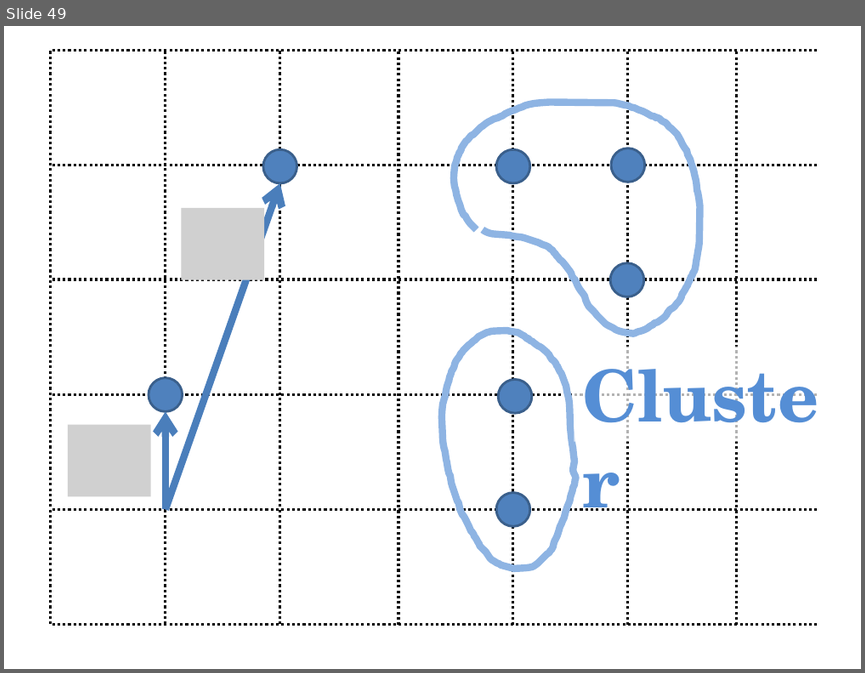
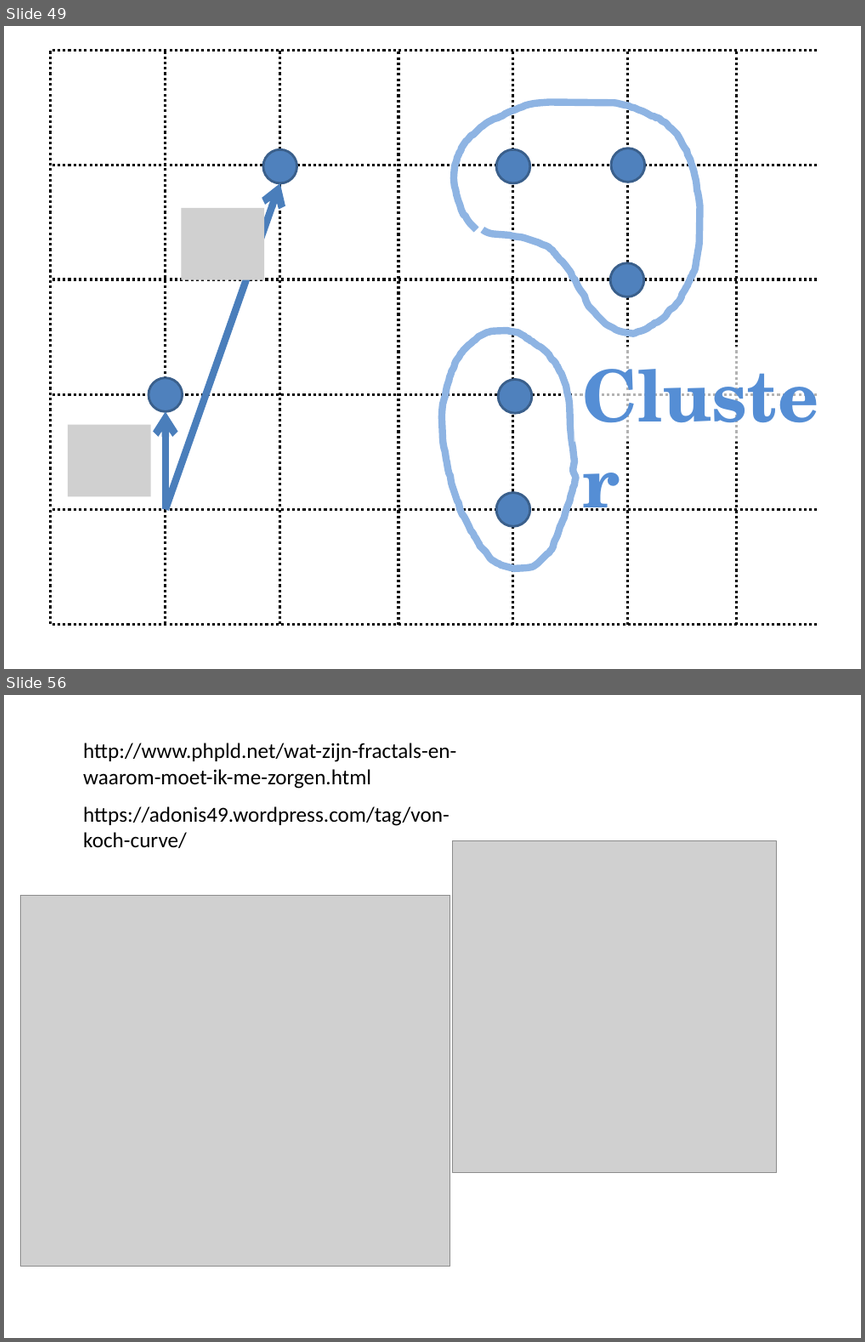
Before and after one commit to sophiahenckell/HIWI_Computersimulation, a slide deck: Bilder.pptx. Shown one above the other, each under a label of ours: slide 49 before the commit, slides 49 and 56 after it; the slides between them are not shown. The pictures are 865x673 and 865x1342 pixels, drawn with LibreOffice and Linux fonts; fonts in the diff are those of the drawing; grey boxes stand for pictures. Boxes give left, top, right and bottom in pixels: in the first picture for what was removed or moved away, otherwise in the second. Text is boxed around its words. In the diff, an @@ line names an element or a change of style, - is before the commit and + after.

```diff
--- a/Bilder.pptx
+++ b/Bilder.pptx
@@ slide 56 added at [4, 695, 861, 1338], background #FFFFFF @@
@@ text added at [83, 743, 456, 789], 18 pt, text #000000 @@
+http://www.phpld.net/wat-zijn-fractals-en-waarom-moet-ik-me-zorgen.html
@@ text added at [83, 806, 449, 848], 18 pt, text #000000 @@
+https://adonis49.wordpress.com/tag/von-koch-curve/
@@ picture added at [453, 840, 777, 1172] @@
@@ picture added at [20, 895, 449, 1265] @@
```
Also in this commit, not shown: 6 other slides added, 5 other files.
